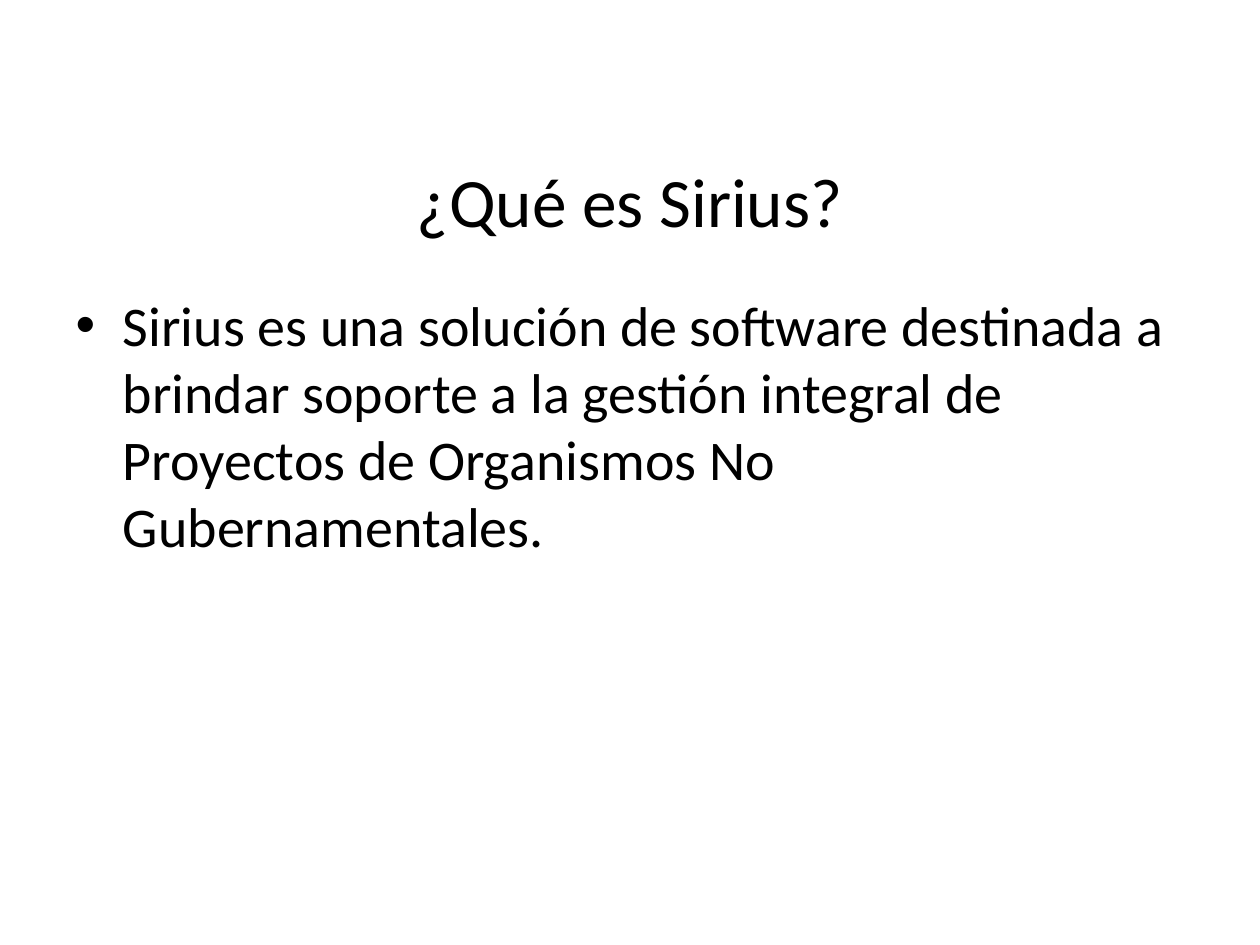
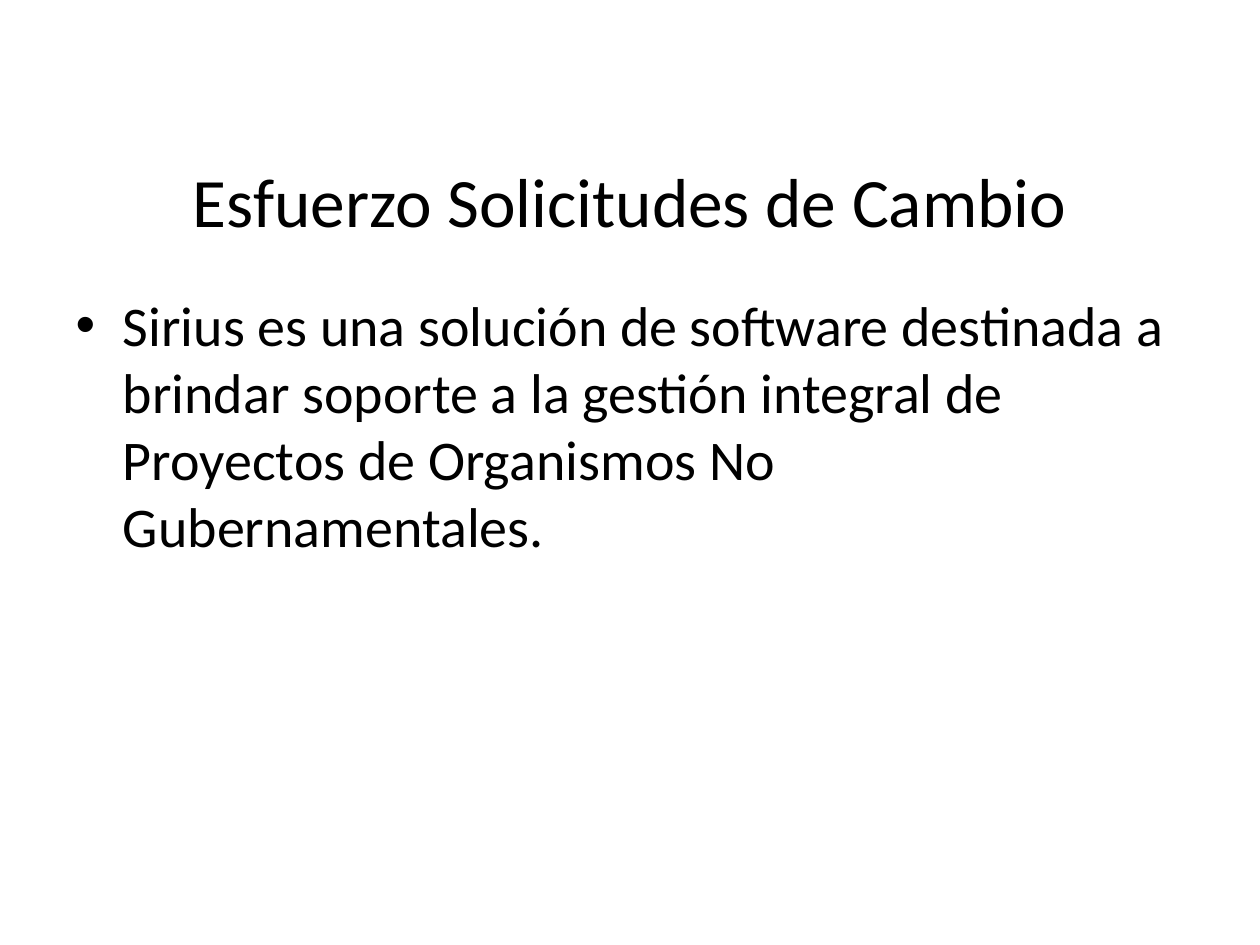
Before and after one commit to pedrohmolina/admin-ong, a slide deck: slide 31 of Documentacion/Presentacion/Presentacion Sirius.pptx (slide 30 before the commit). Drawn at 1260x945 pixels with LibreOffice and Linux fonts; fonts in the diff are those of the drawing; background and template pictures are left out. Boxes give left, top, right and bottom in pixels: in the first picture for what was removed or moved away, otherwise in the second. Text is boxed around its words. In the diff, an @@ line names an element or a change of style, - is before the commit and + after.

```diff
--- a/Documentacion/Presentacion/Presentacion Sirius.pptx
+++ b/Documentacion/Presentacion/Presentacion Sirius.pptx
@@ title at (x1=193, y1=179, x2=1066, y2=228): text changed @@
-¿Qué es Sirius?
+Esfuerzo Solicitudes de Cambio
```
Also in this commit, not shown: 10 other slides changed, 8 slides added, 7 slides removed.
